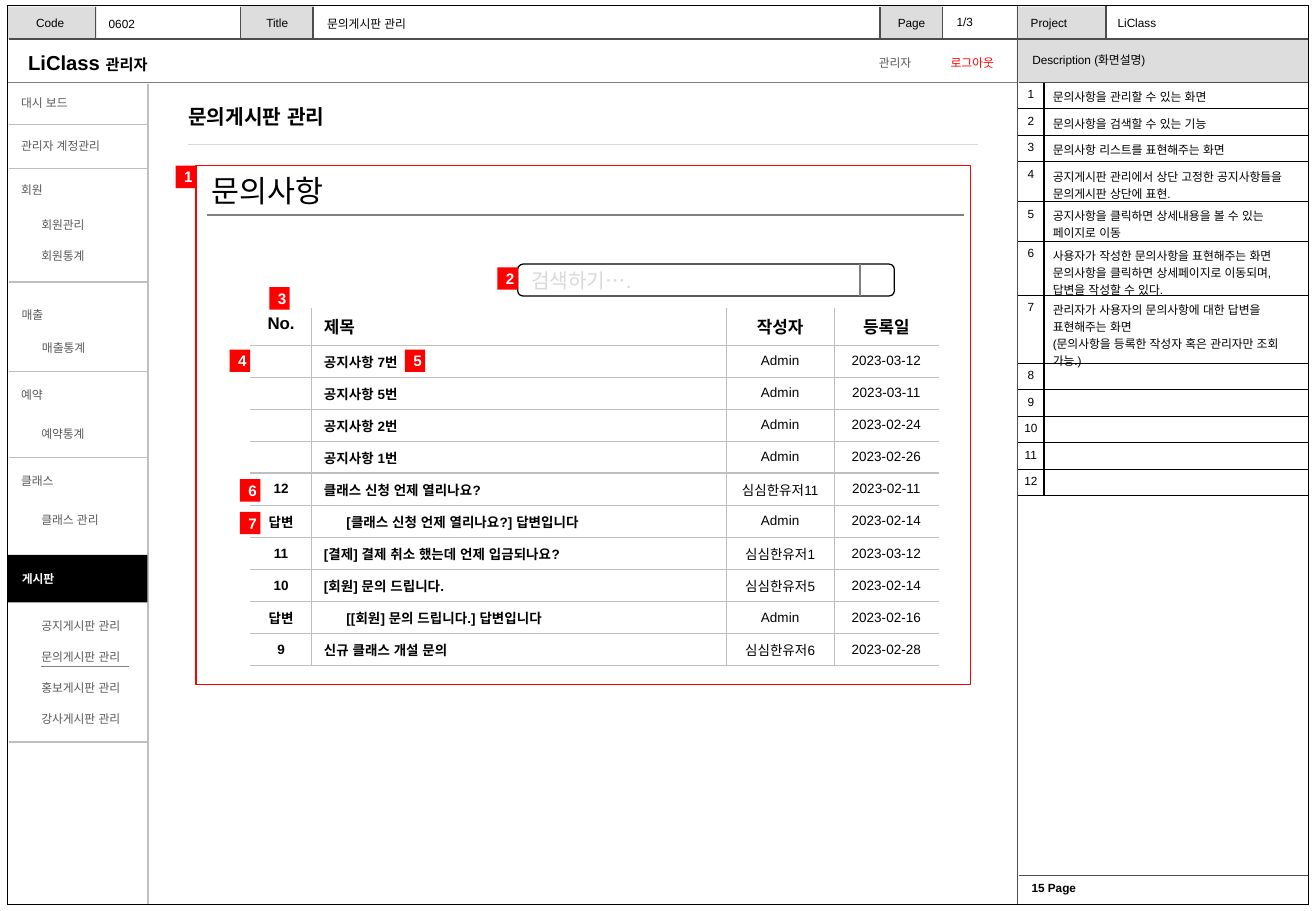
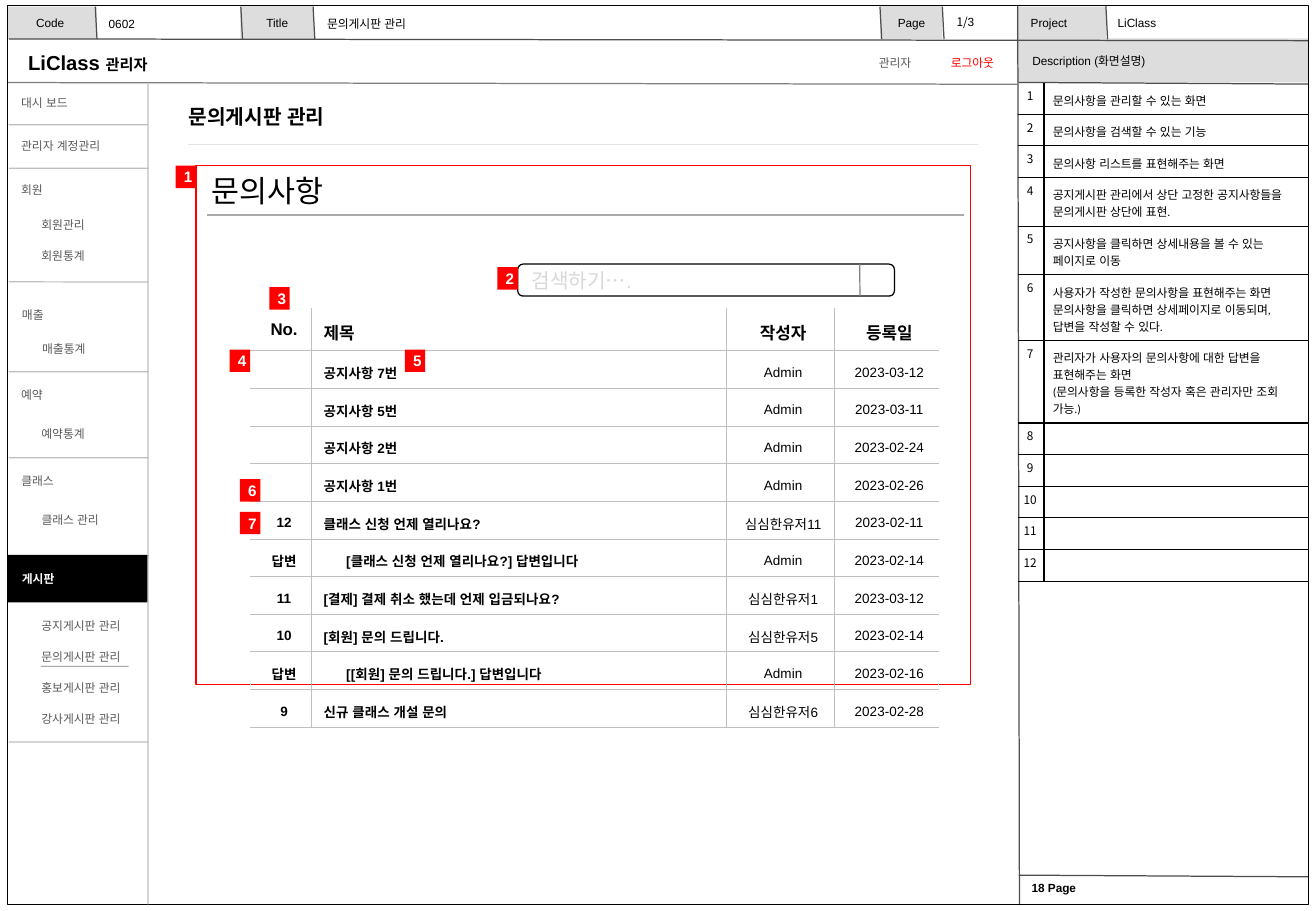
Before and after one commit to jmlim1107/jmlim1107.kh, a slide deck: slide 18 of 스토리보드/3조_스토리보드_20230314_관리자.pptx (slide 15 before the commit). Drawn at 1316x911 pixels with LibreOffice and Linux fonts; fonts in the diff are those of the drawing; background and template pictures are left out. Boxes give left, top, right and bottom in pixels: in the first picture for what was removed or moved away, otherwise in the second. Text is boxed around its words. In the diff, an @@ line names an element or a change of style, - is before the commit and + after.

```diff
--- a/스토리보드/3조_스토리보드_20230314_관리자.pptx
+++ b/스토리보드/3조_스토리보드_20230314_관리자.pptx
@@ font Arial to Noto Sans CJK KR in 11 elements at <box>21,140,100,151</box>, <box>22,309,44,320</box>, <box>41,219,84,261</box>, <box>42,343,85,354</box>, <box>41,428,84,439</box>, <box>41,620,121,724</box>, <box>21,97,68,108</box>, <box>21,475,53,486</box>, <box>42,514,99,525</box>, <box>7,555,147,603</box>, <box>327,18,406,29</box> @@
@@ text "1/3" at <box>957,17,975,28</box>: font Arial to Noto Sans CJK KR in "1/3" @@
@@ table at <box>1018,83,1310,571</box> @@
@@ font Arial to Noto Sans CJK KR @@
@@ font Arial to Calibri in "표현.", "이동되며, 있다.", "(문의사항을 가능.)" @@
@@ less space between paragraphs @@
@@ text "문의사항" at <box>212,176,324,205</box>: font Arial to Calibri @@
@@ line (208, 215) - (965, 215): stroke #808080 0.75 pt to #7F7F7F 0.75 pt @@
@@ rounded rectangle "검색하기…." at <box>518,264,894,295</box>: text colour #D9D9D9 to #D8D8D8; proportions changed @@
@@ line (860, 264) - (860, 296): stroke #808080 0.75 pt to #7F7F7F 0.75 pt @@
@@ table: place and size @@
-table at <box>250,309,938,666</box>
+table at <box>250,309,938,723</box>
@@ line (41, 666) - (129, 666): stroke #808080 0.5 pt to #7F7F7F 0.5 pt @@
@@ page number at <box>1032,884,1076,895</box>: text changed @@
-15 Page
+18 Page
```
Also in this commit, not shown: 18 other slides changed, 3 slides added, 3 other files.
